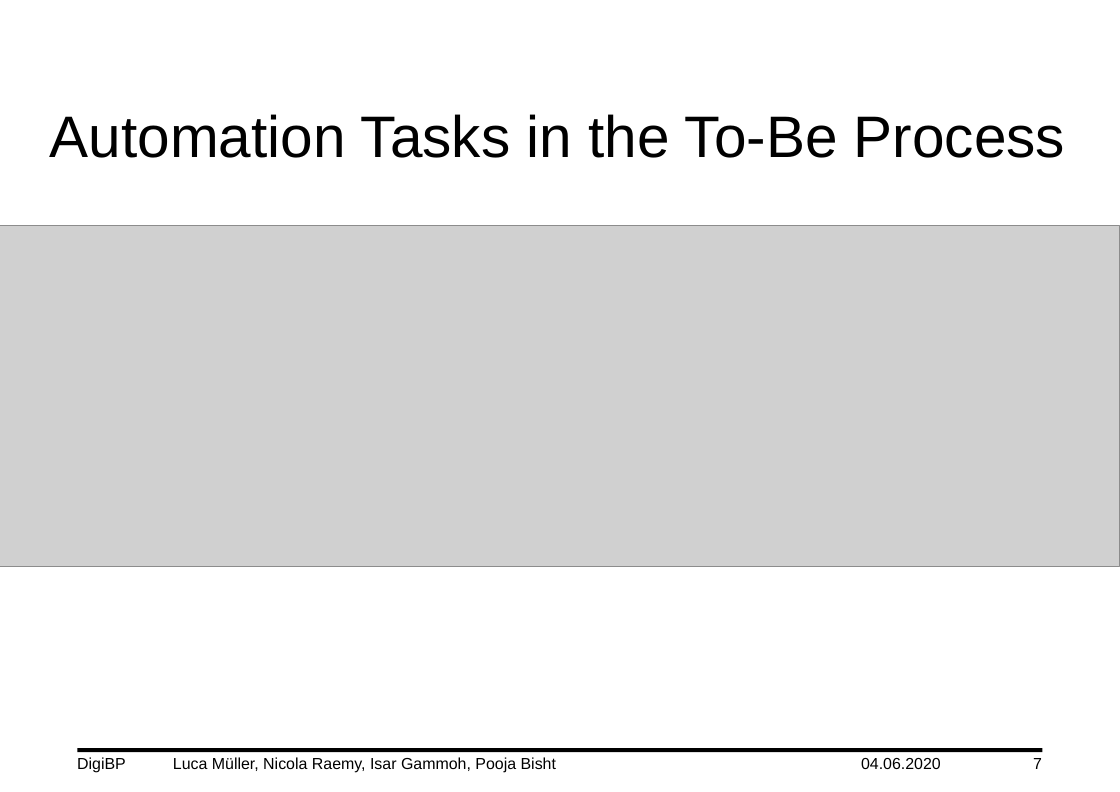
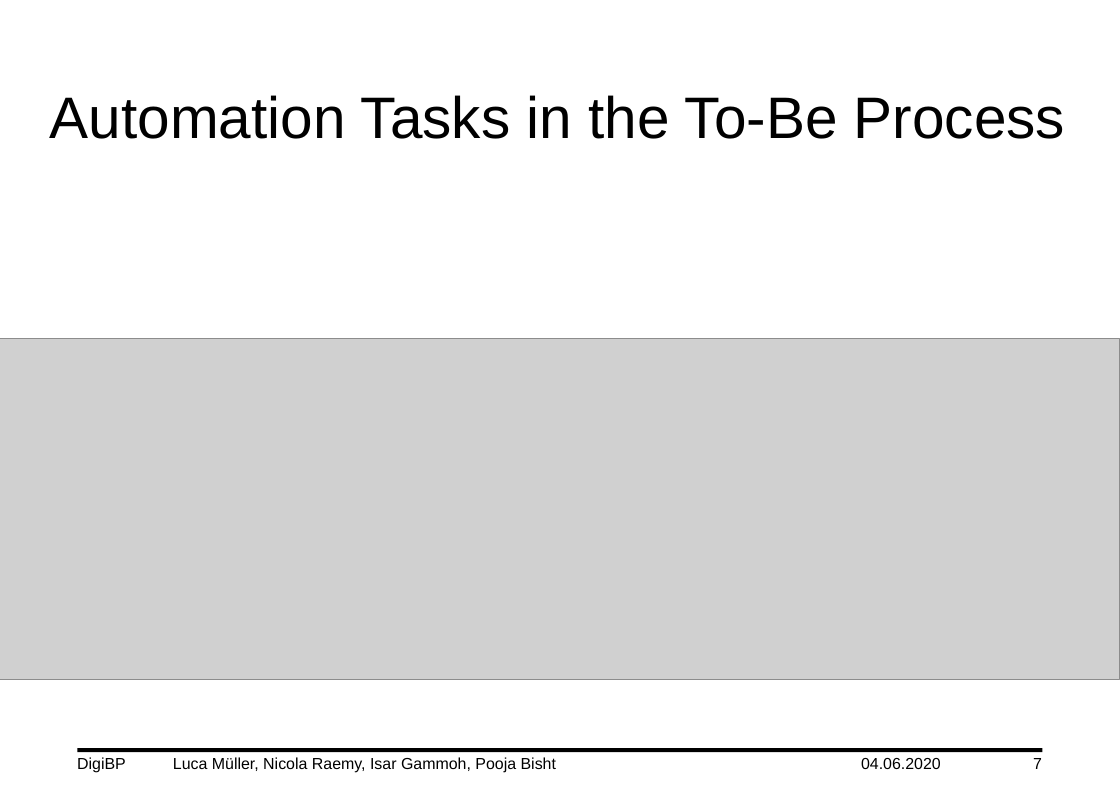
Before and after one commit to DigiBP/DigiBP_DanishBlue, a slide deck: slide 7 of Presentation/DigiBP_DanishBlue_Presentation_V0.3.pptx. Drawn at 1120x792 pixels with LibreOffice and Linux fonts; fonts in the diff are those of the drawing; grey boxes stand for pictures; background and template pictures are left out. Boxes give left, top, right and bottom in pixels: in the first picture for what was removed or moved away, otherwise in the second. Text is boxed around its words. In the diff, an @@ line names an element or a change of style, - is before the commit and + after.

```diff
--- a/Presentation/DigiBP_DanishBlue_Presentation_V0.3.pptx
+++ b/Presentation/DigiBP_DanishBlue_Presentation_V0.3.pptx
@@ title "Automation Tasks in the To-Be ..." moved from (x1=50, y1=114, x2=1065, y2=158) to (x1=50, y1=95, x2=1065, y2=139) @@
@@ picture moved from (x1=0, y1=226, x2=1120, y2=567) to (x1=0, y1=339, x2=1120, y2=680) @@
```
Also in this commit, not shown: 1 other slide changed.
